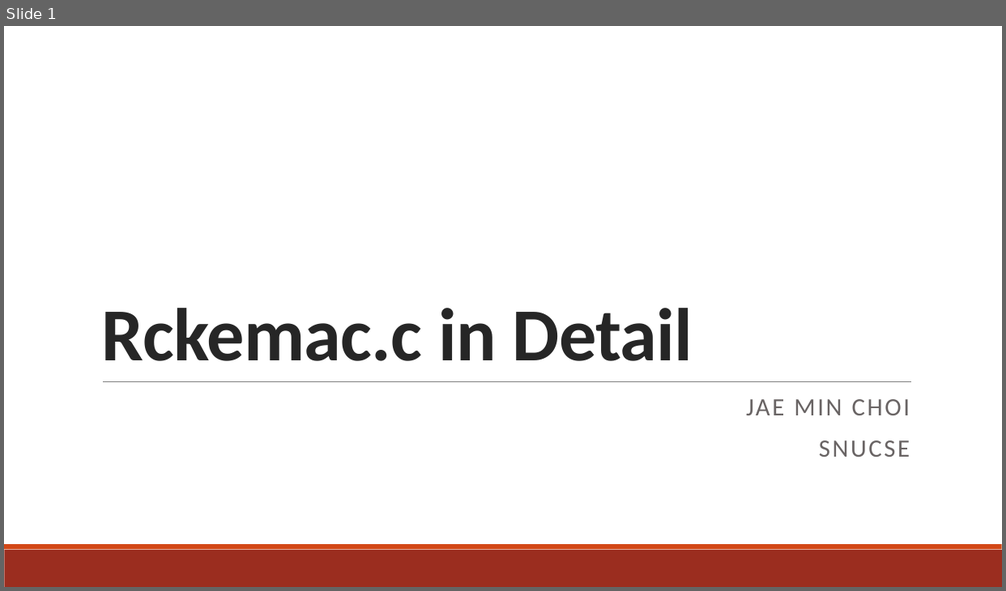
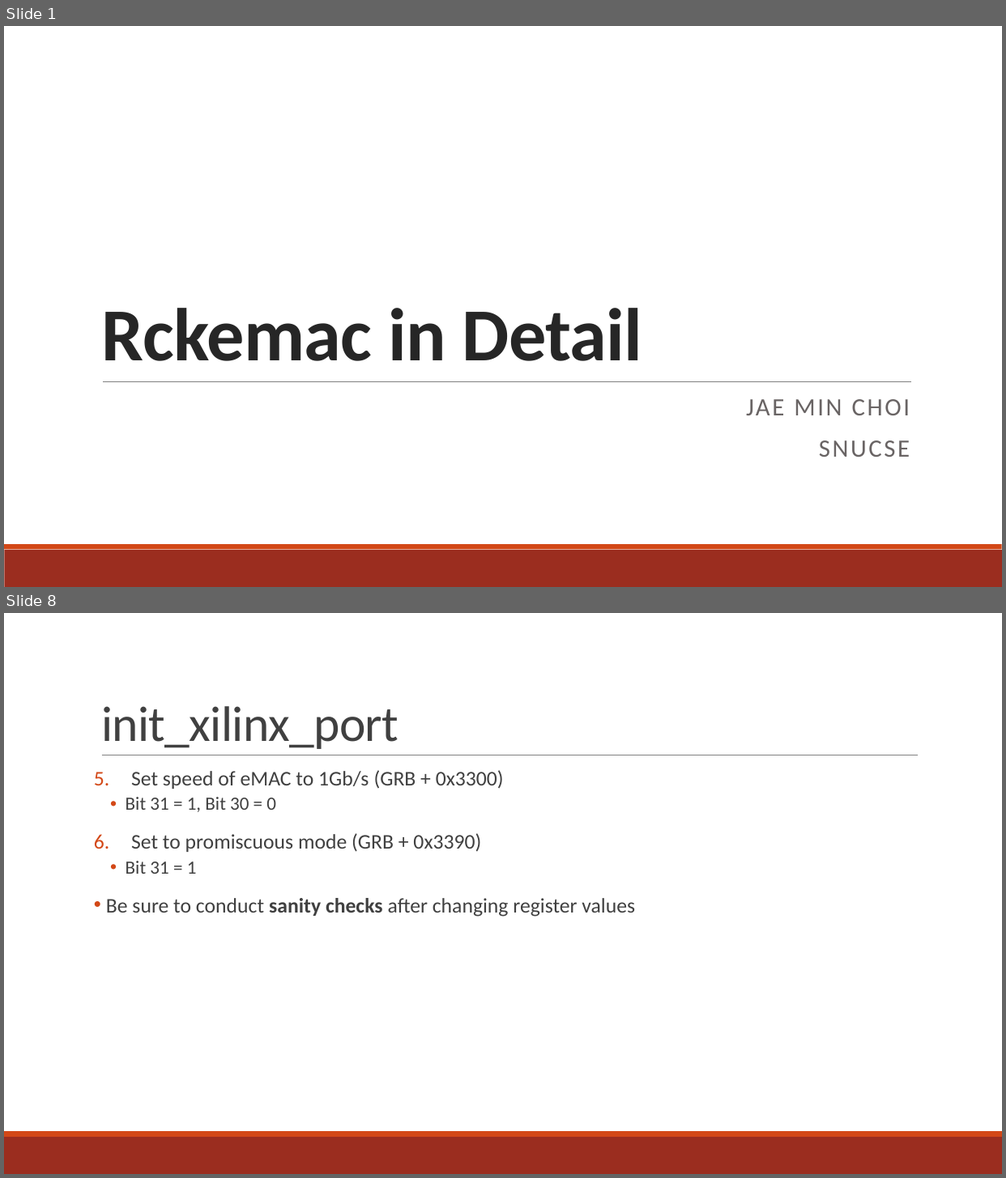
Before and after one commit to minitu/urop_priv, a slide deck: rckemac_detailed.pptx. Shown one above the other, each under a label of ours: slide 1 before the commit, slides 1 and 8 after it; the slides between them are not shown. The pictures are 1006x591 and 1006x1178 pixels, drawn with LibreOffice and Linux fonts; fonts in the diff are those of the drawing. Boxes give left, top, right and bottom in pixels: in the first picture for what was removed or moved away, otherwise in the second. Text is boxed around its words. In the diff, an @@ line names an element or a change of style, - is before the commit and + after.

```diff
--- a/rckemac_detailed.pptx
+++ b/rckemac_detailed.pptx
@@ slide 8 added at [4,613,1002,1174], background #FFFFFF; not listed: 2 template elements that a slide beside it also shows @@
@@ title added at [101,706,398,749], 48 pt, text #404040 @@
+init_xilinx_port
@@ line added from (102, 756) to (918, 756), #808080 0.5 pt @@
@@ text added at [106,770,635,917], 20 pt, text #404040 @@
+5. Set speed of eMAC to 1Gb/s (GRB + 0x3300)
+  • Bit 31 = 1, Bit 30 = 0
+6. Set to promiscuous mode (GRB + 0x3390)
+  • Bit 31 = 1
+• Be sure to conduct sanity checks after changing register values
@@ slide 1 changed as well @@
@@ title at [101,308,642,361]: text changed @@
-Rckemac.c in Detail
+Rckemac in Detail
```
Also in this commit, not shown: 1 other slide changed, 9 other slides added, 2 slides removed, 1 other file.
